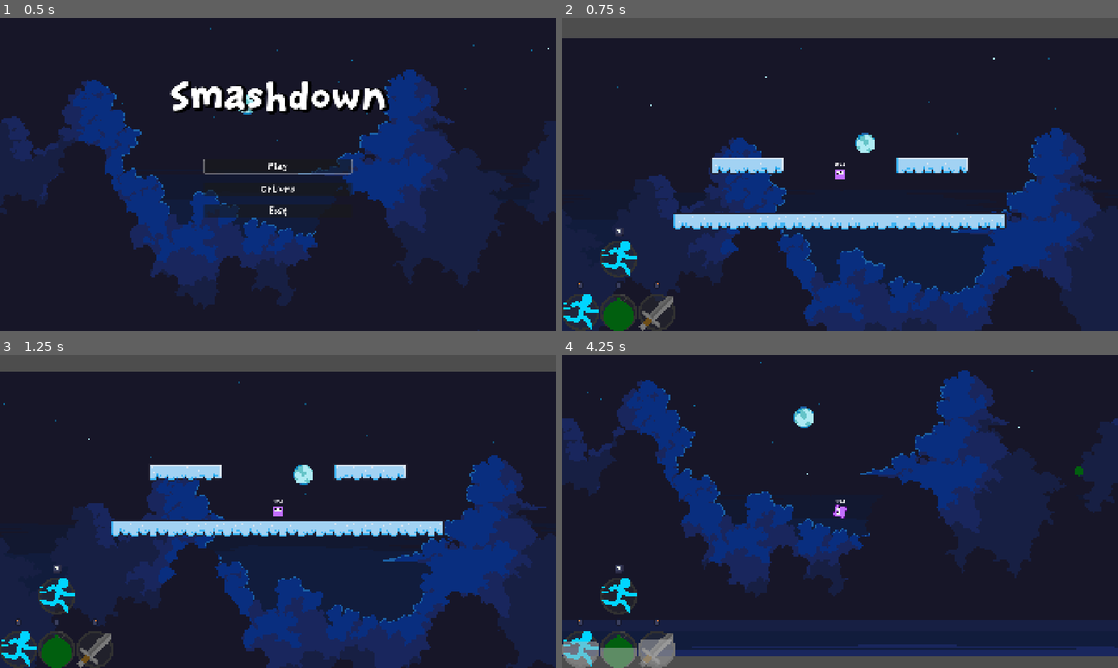
Above: before the commit, frames 1-4 (two rows, left to right).
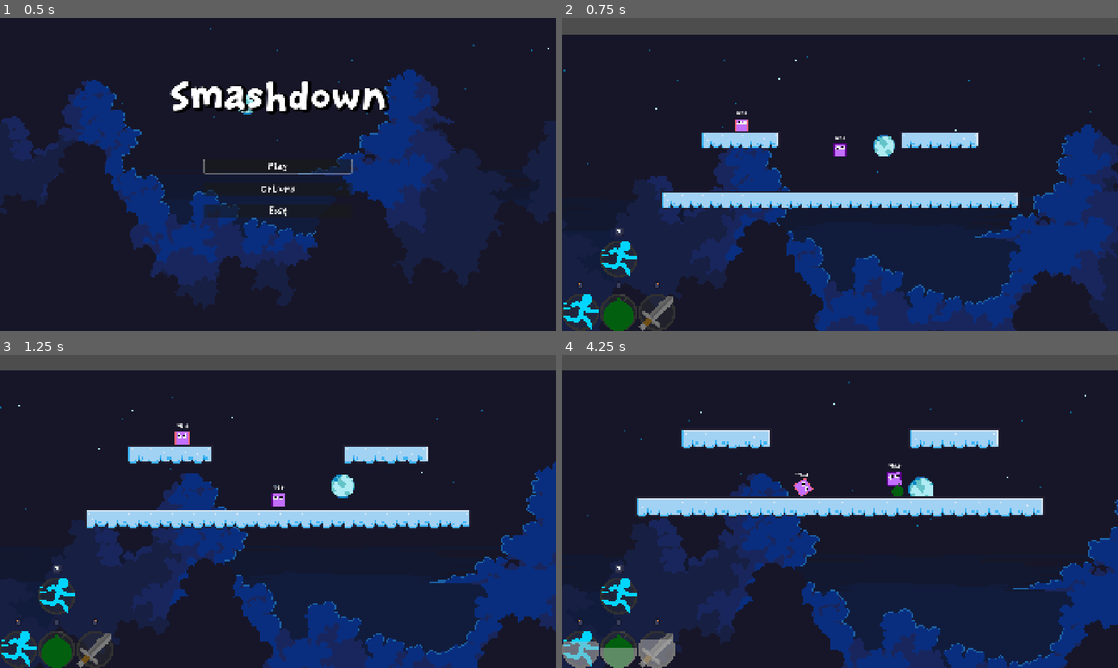
Above: after the commit, the same moments.

Repository: BoppleOpple/beat-the-clock
Game: Godot game, scene res://ui/main_menu/main_menu.tscn
Same seed, same stepped clock (60 frames per second), same inputs: the game is played once before the commit and once after it.
Inputs (mouse positions are in pixels of both pictures, inside the frame that each line leads up to):
- Up to frame 1 (0.5 s): no input
- Up to frame 2 (0.75 s): click "Play" at 0.5 s
- Up to frame 3 (1.25 s): no input
- Up to frame 4 (4.25 s): move the mouse to (840, 511) at 1.27 s; hold D (gameplay_right) 1.28-2.03 s; tap Shift (gameplay_ability_combo) at 1.35 s; click (840, 511) at 1.42 s; tap Space (gameplay_jump) at 1.52, 2.27, 3.77 s; move the mouse to (728, 527) at 2.02 s; hold S (gameplay_down) 2.03-2.78 s; click (728, 527) at 2.1 s; move the mouse to (895, 442) at 2.77 s; hold D (gameplay_right) 2.78-3.53 s; tap Middle mouse button (gameplay_ability_middle) at 2.85 s; move the mouse to (812, 574) at 3.52 s; hold W (gameplay_up) from 3.53 s (still down); right-click (812, 574) at 3.6 s; click (812, 574) at 3.67 s

Frame 1 is identical in both runs. In frame 2, 25% of the frame differs, in the area x 0-100%, y 5-100%; in frame 3, 31%; in frame 4, 44%, in the area x 0-100%, y 0-100%.

Commit message:
feat: implement player killing and dynamic camera

Diff:
--- a/actors/actor_base.gd
+++ b/actors/actor_base.gd
@@ -196,7 +196,10 @@
 func kill(force: bool = false):
 	# TODO add preventable death maybe
 	if force or true:
-		print("dead")
+		self._on_kill()
+
+func _on_kill() -> void:
+	pass
 
 func _handle_mod_timer(time: float) -> void:
 	var label = Label.new()
--- a/actors/actor_base.tscn
+++ b/actors/actor_base.tscn
@@ -75,7 +75,7 @@
 _data = [Vector2(0, 0), 0.0, 0.0, 0, 0, Vector2(1, 1), 0.0, 0.0, 0, 0]
 point_count = 2
 
-[node name="ActorBase" type="RigidBody2D" unique_id=950486434]
+[node name="ActorBase" type="RigidBody2D" unique_id=950486434 groups=["POI"]]
 physics_material_override = SubResource("PhysicsMaterial_rkbax")
 script = ExtResource("1_ua707")
 
--- a/actors/enemies/enemy_base.gd
+++ b/actors/enemies/enemy_base.gd
@@ -39,6 +39,9 @@
 
 	_apply_actions(frame_actions, delta)
 
+func _on_kill() -> void:
+	self.queue_free()
+
 func _get_move_x() -> float:
 	return 0.0
 
--- a/main.gd
+++ b/main.gd
@@ -1,23 +1,99 @@
 extends Node
 
 const GRENADE_SCENE = preload("res://actors/objects/grenade.tscn")
+const PLAYER_SCENE = preload("res://player/player.tscn")
+
+const CAMERA_TRACKING_SCALE: float = 5.0
+const CAMERA_ZOOMING_SCALE: float = 10.0
+const CAMERA_PADDING: Vector2 = Vector2(200, 200)
+
+###########
+# METHODS #
+###########
+
+### FILTERS ###
+
+func _is_Node2D(node: Node) -> bool:
+		return node is Node2D
+
+func _is_ActorBase(node: Node) -> bool:
+		return node is ActorBase
+
+### LOGIC ###
 
 # Called when the node enters the scene tree for the first time.
 func _ready() -> void:
-	var enemies: Array[Node] = get_tree().get_nodes_in_group("baddies")
+	var enemies: Array[Node] = get_tree().get_nodes_in_group("baddies").filter(_is_ActorBase)
 
-	for node in enemies:
-		if node is ActorBase:
-			node.connect("throw_grenade", _on_player_throw_grenade)
-
+	for actor in enemies:
+		actor.connect("throw_grenade", _on_player_throw_grenade)
 
 # Called every frame. 'delta' is the elapsed time since the previous frame.
 func _process(delta: float) -> void:
-	pass
+	var camera_target_rect: Rect2 = _get_camera_bounds()
 
+	_move_camera(camera_target_rect.get_center(), delta)
+
+	var cam_position: Vector2 = $CameraSystem/Camera.global_position
+
+	var minimum_needed_viewport_size: Vector2 = get_viewport().get_visible_rect().size / camera_target_rect.size
+
+	var target_zoom: float = min(minimum_needed_viewport_size.x, minimum_needed_viewport_size.y)
+
+	var zoom_proportion: float = clamp(abs($CameraSystem/Camera.zoom.x - target_zoom) * CAMERA_ZOOMING_SCALE * delta, 0, 1)
+
+	var cam_zoom: float = lerp($CameraSystem/Camera.zoom.x, target_zoom, zoom_proportion)
+	$CameraSystem/Camera.zoom = Vector2(cam_zoom, cam_zoom)
+
+func _move_camera(target_pos: Vector2, delta: float) -> void:
+	$CameraSystem/CameraTarget.global_position = target_pos
+	var target_vector: Vector2 = $CameraSystem/CameraTarget.global_position - $CameraSystem/Camera.global_position
+	var movement_scale: float = clamp((1-(1/target_vector.length())) * CAMERA_TRACKING_SCALE * delta, 0, 1)
+
+	$CameraSystem/Camera.global_position += target_vector * movement_scale
+
+func _get_camera_bounds() -> Rect2:
+	var points_of_interest: Array[Node] = get_tree().get_nodes_in_group("POI").filter(_is_Node2D)
+
+	var min_corner: Vector2 = Vector2( INF,  INF)
+	var max_corner: Vector2 = Vector2(-INF, -INF)
+
+	for node in points_of_interest:
+		min_corner.x = min(min_corner.x, node.global_position.x)
+		min_corner.y = min(min_corner.y, node.global_position.y)
+
+		max_corner.x = max(max_corner.x, node.global_position.x)
+		max_corner.y = max(max_corner.y, node.global_position.y)
+
+	min_corner -= CAMERA_PADDING
+	max_corner += CAMERA_PADDING
+
+	var blast_zone_rect: Rect2 = $Stage/PlayArea/CollisionShape2D.shape.get_rect()
+
+	min_corner = min_corner.clamp(blast_zone_rect.position, blast_zone_rect.position + blast_zone_rect.size)
+	max_corner = max_corner.clamp(blast_zone_rect.position, blast_zone_rect.position + blast_zone_rect.size)
+
+	return Rect2(min_corner, max_corner - min_corner)
+
+####################
+# INCOMING SIGNALS #
+####################
 
 func _on_player_throw_grenade(position: Vector2, velocity: Vector2) -> void:
 	var newGrenade: RigidBody2D = GRENADE_SCENE.instantiate()
 	newGrenade.global_position = position
 	newGrenade.linear_velocity = velocity
 	$Objects.add_child(newGrenade)
+
+func _on_player_respawn_player() -> void:
+	$Player.queue_free()
+	$Player.name = "player_old"
+
+	var new_player: Player = PLAYER_SCENE.instantiate()
+	new_player.name = "Player"
+
+	new_player.connect("respawn_player", _on_player_respawn_player)
+	new_player.connect("throw_grenade", _on_player_throw_grenade)
+	GameManager.player_ref = new_player
+
+	self.add_child(new_player)
--- a/main.tscn
+++ b/main.tscn
@@ -12,10 +12,16 @@
 
 [node name="Stage" parent="." unique_id=12831427 instance=ExtResource("1_ig7tw")]
 
+[node name="CameraSystem" type="Node" parent="." unique_id=329631855]
+
+[node name="CameraTarget" type="Node2D" parent="CameraSystem" unique_id=398990907]
+
+[node name="Camera" type="Camera2D" parent="CameraSystem" unique_id=1667980090]
+position = Vector2(1, -144)
+editor_draw_limits = true
+
 [node name="Player" parent="." unique_id=823536844 instance=ExtResource("3_h2yge")]
 position = Vector2(1, -144)
-
-[node name="Camera2D" type="Camera2D" parent="Player" unique_id=1667980090]
 
 [node name="CanvasLayer" type="CanvasLayer" parent="." unique_id=820136992]
 
@@ -26,18 +32,7 @@
 [node name="Pause" parent="." unique_id=181748229 instance=ExtResource("5_lquwl")]
 
 [node name="EnemyMelee" parent="." unique_id=950486434 instance=ExtResource("6_7mycd")]
-position = Vector2(0, -10000)
+position = Vector2(-317, -186)
 
-[node name="EnemyMelee2" parent="." unique_id=60050402 instance=ExtResource("6_7mycd")]
-position = Vector2(0, -20000)
-
-[node name="EnemyMelee3" parent="." unique_id=1034371796 instance=ExtResource("6_7mycd")]
-position = Vector2(0, -30000)
-
-[node name="EnemyMelee4" parent="." unique_id=297174871 instance=ExtResource("6_7mycd")]
-position = Vector2(0, -40000)
-
-[node name="EnemyMelee5" parent="." unique_id=46880064 instance=ExtResource("6_7mycd")]
-position = Vector2(0, -50000)
-
+[connection signal="respawn_player" from="Player" to="." method="_on_player_respawn_player"]
 [connection signal="throw_grenade" from="Player" to="." method="_on_player_throw_grenade"]
--- a/player/player.gd
+++ b/player/player.gd
@@ -8,10 +8,6 @@
 const JOYSTICK_DEADZONE: float = 0.2
 
 ###########
-# GLOBALS #
-###########
-
-###########
 # METHODS #
 ###########
 
@@ -19,6 +15,9 @@
 func _ready() -> void:
 	super()
 	GameManager.player_ref = self
+
+func _on_kill() -> void:
+	emit_signal("respawn_player")
 
 # Called every frame. 'delta' is the elapsed time since the previous frame.
 func _physics_process(delta: float) -> void:
@@ -34,6 +33,7 @@
 
 	_apply_actions(frame_actions, delta)
 
+
 func get_aim_direction() -> Vector2:
 	if GameManager.current_device == GameManager.InputDevice.CONTROLLER:
 		Input.mouse_mode = Input.MOUSE_MODE_HIDDEN
@@ -48,3 +48,5 @@
 	else:
 		Input.mouse_mode = Input.MOUSE_MODE_VISIBLE
 		return (get_global_mouse_position() - self.position).normalized()
+
+signal respawn_player()
--- a/player/player.tscn
+++ b/player/player.tscn
@@ -1,16 +1,8 @@
 [gd_scene format=3 uid="uid://cna1uay0kbei2"]
 
 [ext_resource type="PackedScene" uid="uid://b1anqspvwemms" path="res://actors/actor_base.tscn" id="1_oul6g"]
-[ext_resource type="Script" uid="uid://bxfxxi31uo80h" path="res://actors/helper/eyeball.gd" id="2_rkbax"]
 
 [node name="Player" unique_id=950486434 groups=["Players"] instance=ExtResource("1_oul6g")]
 
 [node name="ColorRect" parent="." index="1" unique_id=1284086352]
 color = Color(0.35912582, 0.00096218183, 0.5341435, 1)
-
-[node name="Pupil" parent="ColorRect2/Eyes/Left" parent_id_path=PackedInt32Array(1531300129) index="1" unique_id=2049697931 node_paths=PackedStringArray("socket")]
-socket = NodePath("..")
-
-[node name="Pupil" parent="ColorRect2/Eyes/Right" parent_id_path=PackedInt32Array(574871192) index="1" unique_id=818701939 node_paths=PackedStringArray("socket")]
-script = ExtResource("2_rkbax")
-socket = NodePath("..")
--- a/project.godot
+++ b/project.godot
@@ -34,6 +34,7 @@
 
 Players=""
 baddies=""
+POI=""
 
 [input]
 
--- a/stages/final_destination.tscn
+++ b/stages/final_destination.tscn
@@ -6,3 +6,9 @@
 [node name="StageBase" unique_id=12831427 instance=ExtResource("1_yiruv")]
 
 [node name="FinalDestination" parent="Platforms" parent_id_path=PackedInt32Array(1209469810) index="0" unique_id=943197408 instance=ExtResource("3_41ybw")]
+
+[node name="TopLeftPOI" parent="." index="5" unique_id=878759041]
+position = Vector2(-567, -154)
+
+[node name="BottomRightPOI" parent="." index="6" unique_id=565622059]
+position = Vector2(567, 237)
--- a/stages/stage_base.gd
+++ b/stages/stage_base.gd
@@ -10,6 +10,5 @@
 	pass
 
 func _on_play_area_body_exited(body: Node2D) -> void:
-	print(body.name)
 	if body is ActorBase:
 		body.kill(true)
--- a/stages/stage_base.tscn
+++ b/stages/stage_base.tscn
@@ -18,4 +18,8 @@
 
 [node name="Platforms" type="Node2D" parent="." unique_id=1209469810]
 
+[node name="TopLeftPOI" type="Node2D" parent="." unique_id=878759041 groups=["POI"]]
+
+[node name="BottomRightPOI" type="Node2D" parent="." unique_id=565622059 groups=["POI"]]
+
 [connection signal="body_exited" from="PlayArea" to="." method="_on_play_area_body_exited"]
